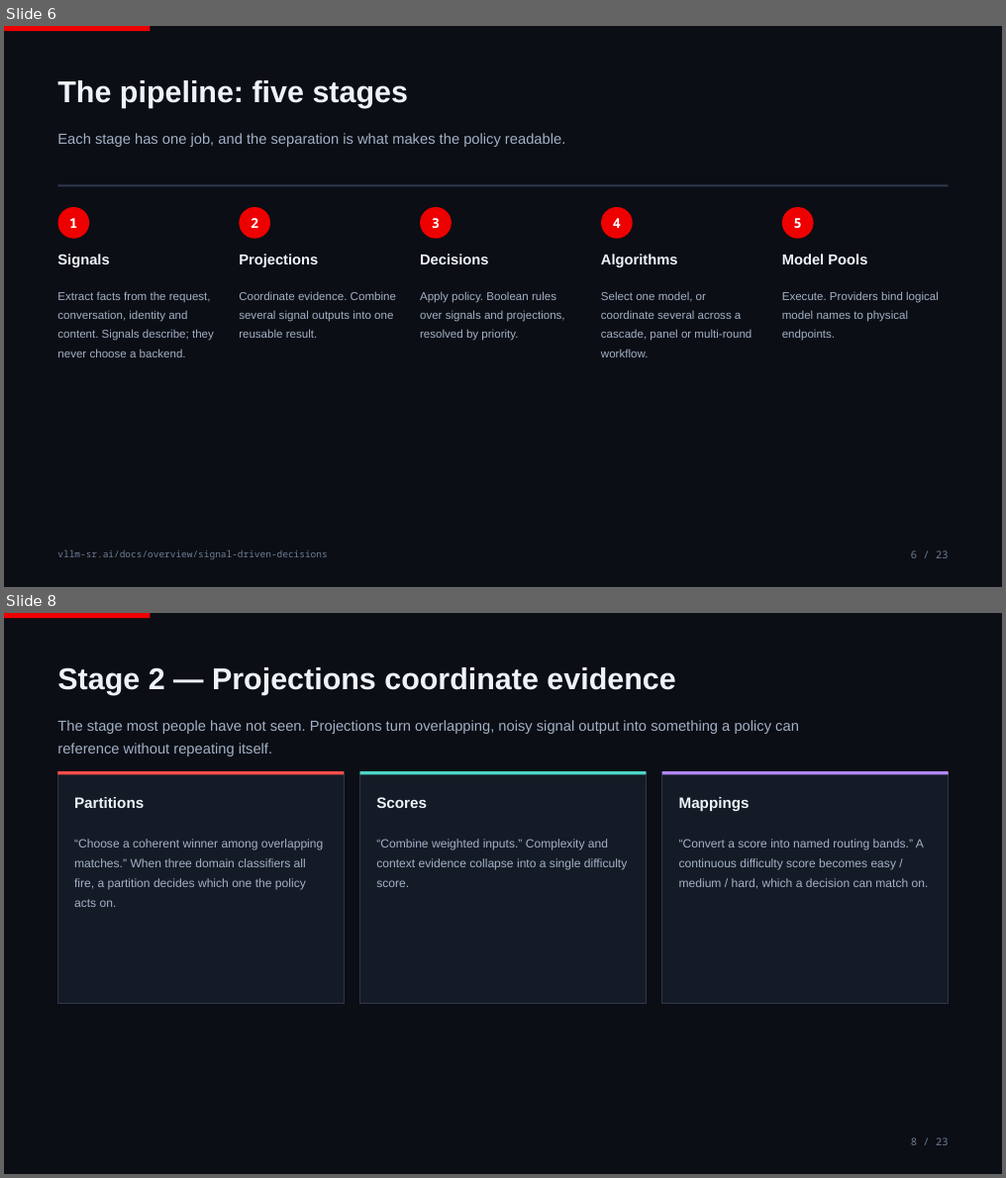
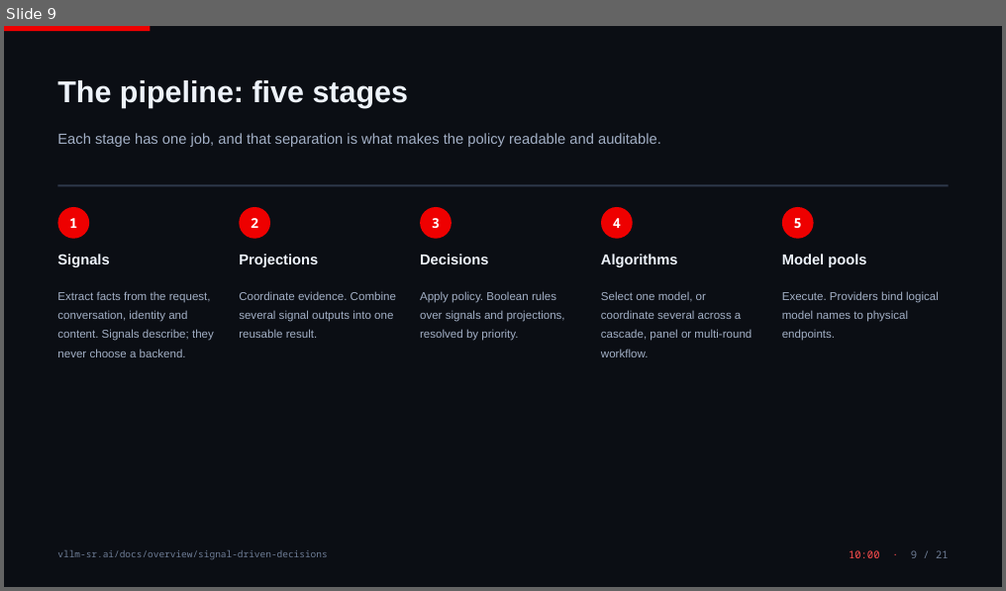
Before and after one commit to ritzshah/vllm-semantic-router-demo, a slide deck: docs/presentation/vLLM-Semantic-Router.pptx. Shown one above the other, each under a label of ours: slides 6 and 8 before the commit, slide 9 after it; the slides between them are not shown. The pictures are 1006x1178 and 1006x591 pixels, drawn with LibreOffice and Linux fonts; fonts in the diff are those of the drawing. Boxes give left, top, right and bottom in pixels: in the first picture for what was removed or moved away, otherwise in the second. Text is boxed around its words. In the diff, an @@ line names an element or a change of style, - is before the commit and + after.

```diff
--- a/docs/presentation/vLLM-Semantic-Router.pptx
+++ b/docs/presentation/vLLM-Semantic-Router.pptx
@@ slide 8 removed at [4, 613, 1002, 1174], background #0B0E14 @@
@@ rectangle removed at [4, 613, 150, 618] @@
@@ text removed at [57, 667, 675, 695] @@
-Stage 2 — Projections coordinate evidence
@@ text removed at [57, 720, 799, 757] @@
-The stage most people have not seen. Projections turn overlapping, noisy signal output into something a policy can reference without repeating itself.
@@ rectangle removed at [57, 771, 344, 1004] @@
@@ rectangle removed at [57, 771, 344, 774] @@
@@ rectangle removed at [360, 771, 647, 1004] @@
@@ rectangle removed at [360, 771, 647, 774] @@
@@ rectangle removed at [662, 771, 948, 1004] @@
@@ rectangle removed at [662, 771, 948, 774] @@
@@ text removed at [74, 797, 144, 808] @@
-Partitions
@@ text removed at [376, 797, 427, 808] @@
-Scores
@@ text removed at [679, 797, 749, 811] @@
-Mappings
@@ text removed at [74, 839, 323, 907] @@
-“Choose a coherent winner among overlapping matches.” When three domain classifiers all fire, a partition decides which one the policy acts on.
@@ text removed at [376, 839, 627, 887] @@
-“Combine weighted inputs.” Complexity and context evidence collapse into a single difficulty score.
@@ text removed at [679, 839, 929, 889] @@
-“Convert a score into named routing bands.” A continuous difficulty score becomes easy / medium / hard, which a decision can match on.
@@ text removed at [911, 1138, 948, 1146] @@
-8 / 23
@@ what was slide 6 is now slide 9 @@
@@ slide 9 changed as well @@
@@ text at [57, 133, 661, 147]: text changed @@
-Each stage has one job, and the separation is what makes the policy readable.
+Each stage has one job, and that separation is what makes the policy readable and auditable.
@@ text at [782, 254, 866, 268]: text changed @@
-Model Pools
+Model pools
@@ text at [848, 551, 948, 559]: text changed; text colour #6E7D96 to #FF4D4D @@
-6 / 23
+10:00 · 9 / 21
```
Also in this commit, not shown: 10 other slides changed, 10 slides added, 11 other slides removed, 5 other files.
